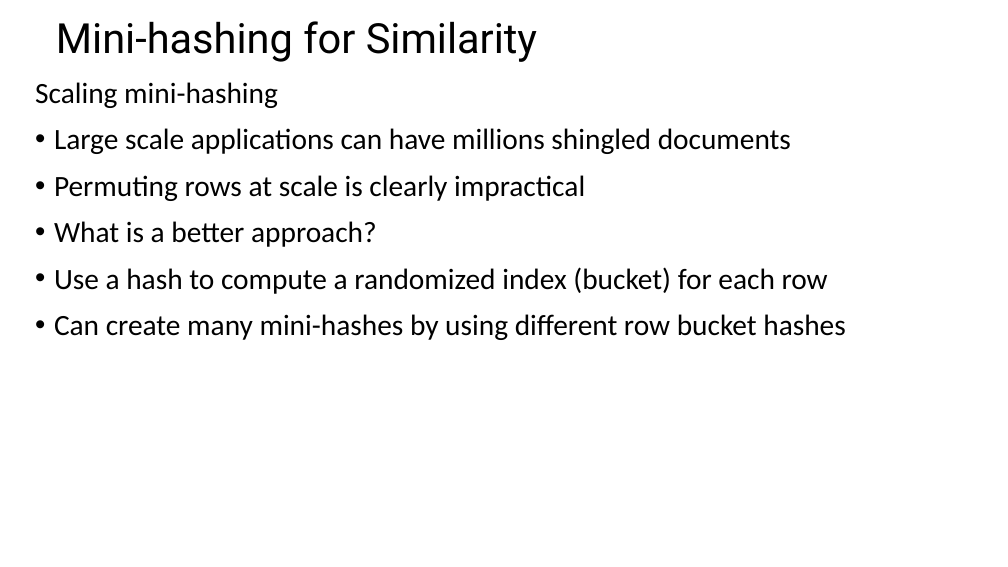
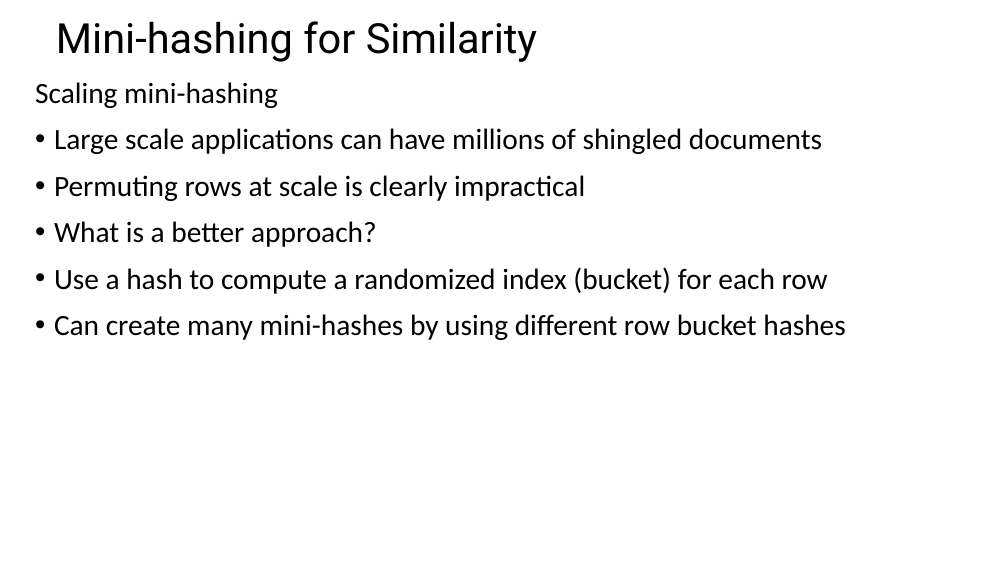
Before and after one commit to StephenElston/CSCI-E-108, a slide deck: slide 9 of slides/5_MeasuringDistanceByLocallySensitiveHashing.pptx. Drawn at 1008x567 pixels with LibreOffice and Linux fonts; fonts in the diff are those of the drawing. Boxes give left, top, right and bottom in pixels: in the first picture for what was removed or moved away, otherwise in the second. Text is boxed around its words. In the diff, an @@ line names an element or a change of style, - is before the commit and + after.

```diff
--- a/slides/5_MeasuringDistanceByLocallySensitiveHashing.pptx
+++ b/slides/5_MeasuringDistanceByLocallySensitiveHashing.pptx
@@ text at [54, 128, 822, 154]: text changed @@
-• Large scale applications can have millions shingled documents
+• Large scale applications can have millions of shingled documents
```
Also in this commit, not shown: 7 other slides changed.
